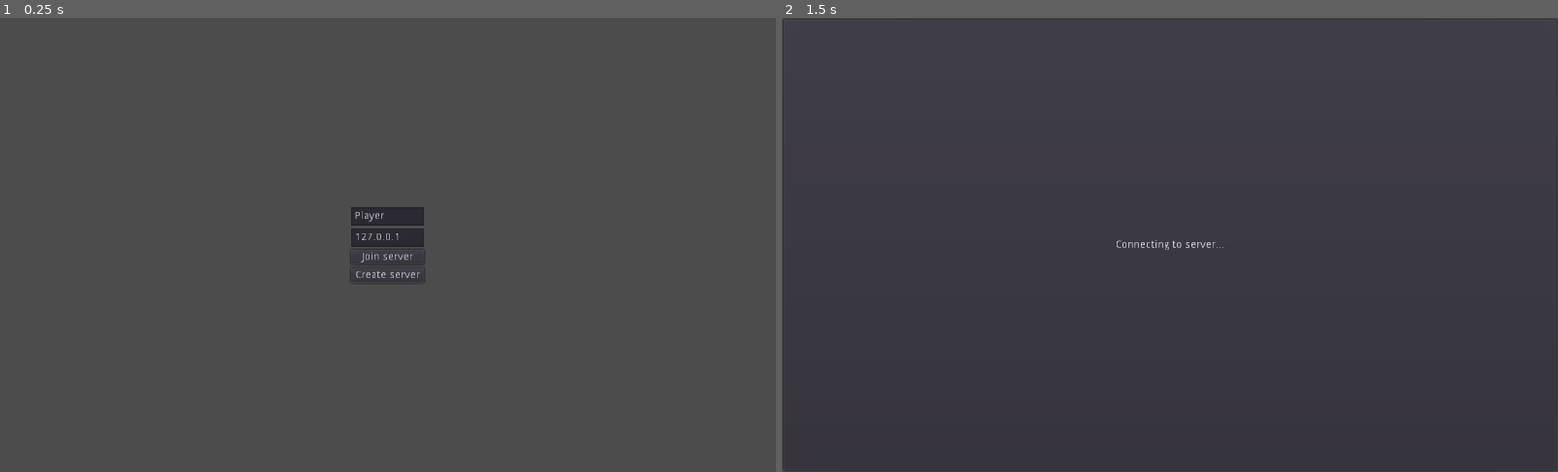
Above: before the commit, frames 1-2 (left to right).
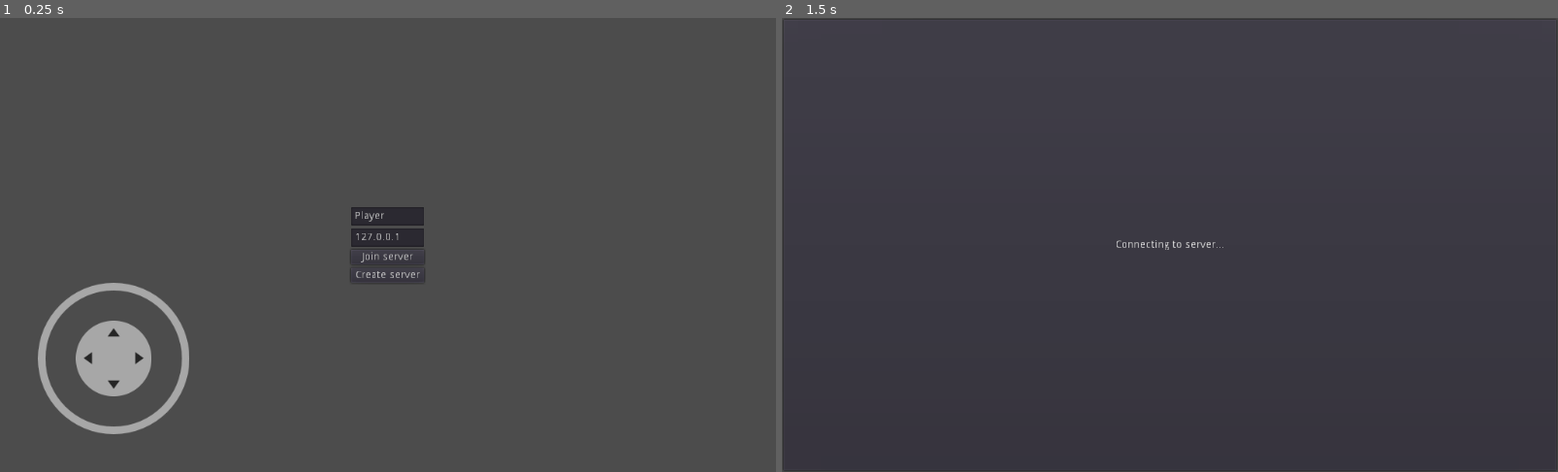
Above: after the commit, the same moments.

Repository: zDonik1/ProjectD
Game: Godot game, scene res://scenes/main.tscn
The game is run twice, just before and just after one commit, with the same random seed, the same clock (stepped at 60 frames per second) and the same inputs.
Inputs (mouse positions are in pixels of both pictures, inside the frame that each line leads up to):
- Up to frame 1 (0.25 s): no input
- Up to frame 2 (1.5 s): tap Enter at 0.5 s; move the mouse to (1340, 222) at 0.52 s; hold Right (ui_right) 0.53-1.25 s; hold Shift 0.53-1.25 s; click (1340, 222) at 0.67 s; click "Join server" at 1.25 s

The runs differ from the first frame. In frame 1, 2.3% of the frame differs, in the area x 4-25%, y 58-92%; in frame 2, nothing differs.

Commit message:
refactor: removed Game scene

Diff:
--- a/scenes/game.tscn
+++ /dev/null
@@ -1,12 +0,0 @@
-[gd_scene load_steps=4 format=2]
-
-[ext_resource path="res://3rd/joystick/virtual_joystick.tscn" type="PackedScene" id=2]
-[ext_resource path="res://scenes/player_controller.tscn" type="PackedScene" id=3]
-[ext_resource path="res://scripts/game.gd" type="Script" id=4]
-
-[node name="Game" type="Node"]
-script = ExtResource( 4 )
-
-[node name="PlayerController" parent="." instance=ExtResource( 3 )]
-
-[node name="VirtualJoystick" parent="." instance=ExtResource( 2 )]
--- a/scenes/main.tscn
+++ b/scenes/main.tscn
@@ -1,18 +1,34 @@
-[gd_scene load_steps=5 format=2]
+[gd_scene load_steps=8 format=2]
 
-[ext_resource path="res://scripts/lobby.gd" type="Script" id=1]
+[ext_resource path="res://3rd/joystick/virtual_joystick.tscn" type="PackedScene" id=1]
 [ext_resource path="res://scripts/navigation.gd" type="Script" id=2]
 [ext_resource path="res://scripts/coordinator.gd" type="Script" id=3]
 [ext_resource path="res://scripts/main.gd" type="Script" id=4]
+[ext_resource path="res://scripts/player_controller.gd" type="Script" id=5]
+[ext_resource path="res://scripts/lobby.gd" type="Script" id=6]
+[ext_resource path="res://scripts/game.gd" type="Script" id=7]
 
 [node name="Main" type="Node"]
 script = ExtResource( 4 )
 
 [node name="Lobby" type="Node" parent="."]
-script = ExtResource( 1 )
+script = ExtResource( 6 )
 
 [node name="Navigation" type="Node" parent="."]
 script = ExtResource( 2 )
 
 [node name="Coordinator" type="Node" parent="."]
 script = ExtResource( 3 )
+
+[node name="Game" type="Node" parent="."]
+script = ExtResource( 7 )
+lobby_path = NodePath("../Lobby")
+
+[node name="PlayerController" type="Node" parent="Game"]
+script = ExtResource( 5 )
+
+[node name="InGameUI" type="Control" parent="Game"]
+anchor_right = 1.0
+anchor_bottom = 1.0
+
+[node name="VirtualJoystick" parent="Game/InGameUI" instance=ExtResource( 1 )]
--- a/scenes/player_controller.tscn
+++ /dev/null
@@ -1,6 +0,0 @@
-[gd_scene load_steps=2 format=2]
-
-[ext_resource path="res://scripts/player_controller.gd" type="Script" id=1]
-
-[node name="PlayerController" type="Node"]
-script = ExtResource( 1 )
--- a/scripts/coordinator.gd
+++ b/scripts/coordinator.gd
@@ -7,7 +7,6 @@
 const LobbyUIScene := preload("res://scenes/lobby_ui.tscn")
 const LobbyUIServerScene := preload("res://scenes/lobby_ui_server.tscn")
 const ScreenMessageScene := preload("res://scenes/screen_message.tscn")
-const GameScene := preload("res://scenes/game.tscn")
 
 var navigation: UINavigation
 
@@ -27,9 +26,8 @@
 
 
 remotesync func _start_game():
-	var game := _make_instance_of_scene_with_name(GameScene, "Game")
-	game.lobby = _get_lobby()
-	navigation.set_ui_screen(game)
+	navigation._clear()
+	get_node("../Game").start_game()
 
 
 func _on_create_server_pressed():
--- a/scripts/game.gd
+++ b/scripts/game.gd
@@ -1,17 +1,20 @@
+
 extends Node
-
 const PlayerScene := preload("res://scenes/player.tscn")
 const Player := preload("res://scripts/player.gd")
 
-var lobby: Lobby
+export(NodePath) var lobby_path: NodePath
+onready var lobby: Lobby = get_node(lobby_path)
 
 var _rng := RandomNumberGenerator.new()
 var _player: Player  # holds current game player
 
 
-func _ready():
+func start_game():
 	_instantiate_all_payers()
 	$PlayerController.player = _player
+	$PlayerController.set_process(true)
+	$InGameUI.show()
 
 
 func _instantiate_all_payers():
--- a/scripts/lobby_ui_server.gd
+++ b/scripts/lobby_ui_server.gd
@@ -4,8 +4,8 @@
 
 
 func _ready():
-    var _u := $StartGame.connect("pressed", self, "_on_start_game_button_pressed")
+	var _u := $StartGame.connect("pressed", self, "_on_start_game_button_pressed")
 
 
 func _on_start_game_button_pressed():
-    emit_signal("start_game_pressed")
+	emit_signal("start_game_pressed")
--- a/scripts/player_controller.gd
+++ b/scripts/player_controller.gd
@@ -3,6 +3,10 @@
 const Player := preload("res://scripts/player.gd")
 
 var player: Player
+
+
+func _ready():
+	set_process(false)
 
 
 func  _process(_delta):
